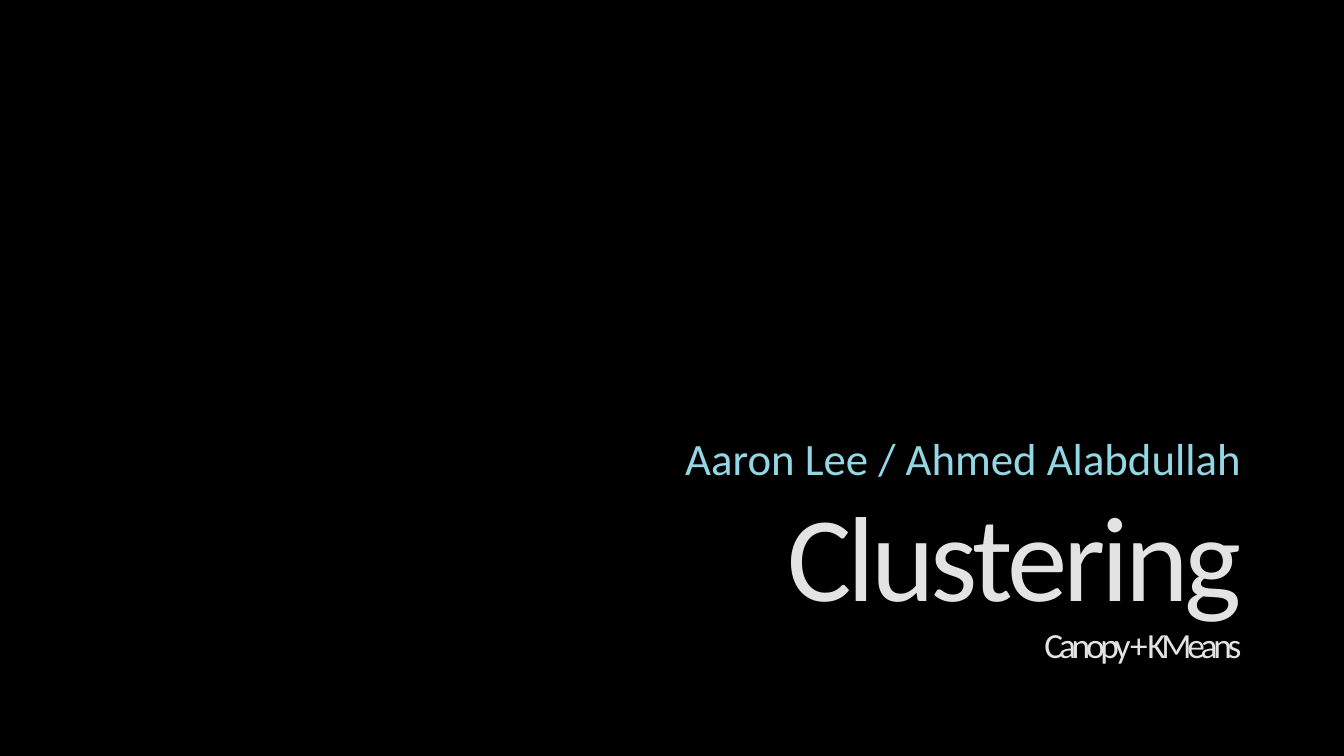
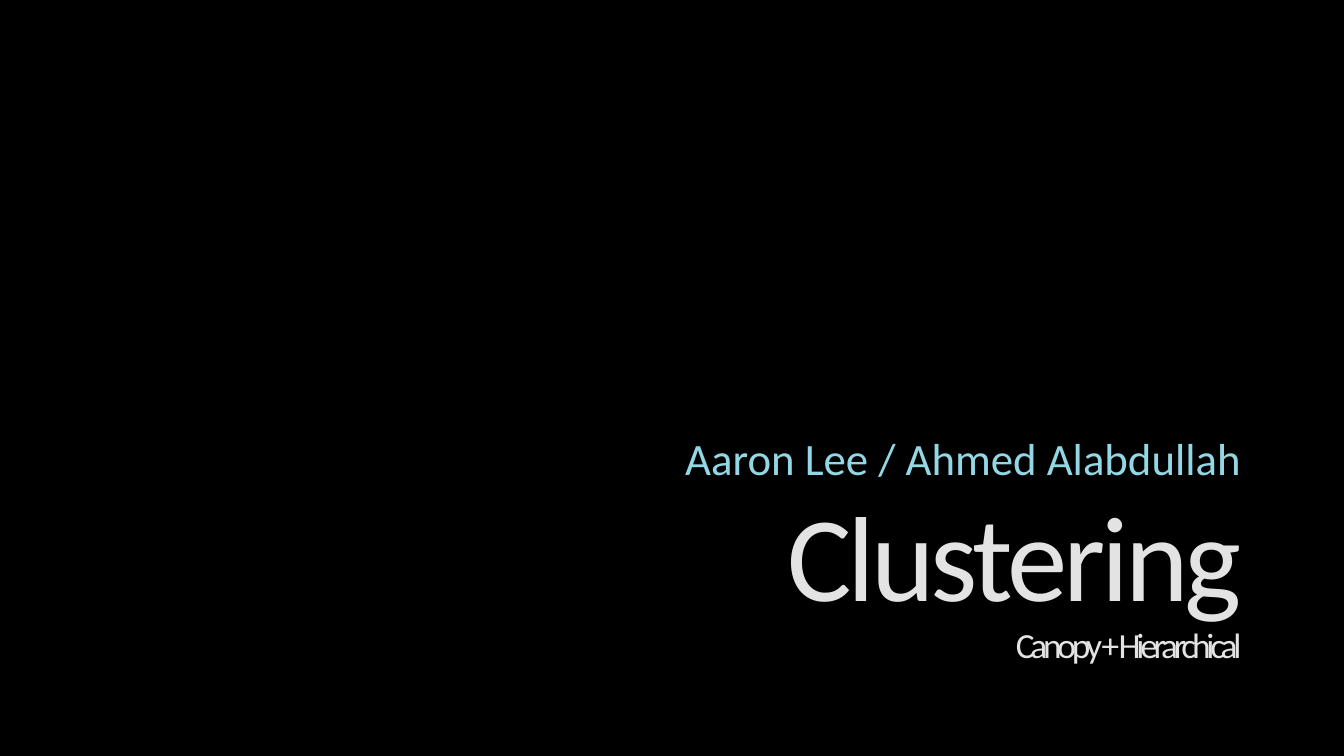
Before and after one commit to ahmed-k/CS757FinalProject, a slide deck: slide 1 of documentation/CS757 - Final Project Presentation.pptx. Drawn at 1344x756 pixels with LibreOffice and Linux fonts; fonts in the diff are those of the drawing; background and template pictures are left out. Boxes give left, top, right and bottom in pixels: in the first picture for what was removed or moved away, otherwise in the second. Text is boxed around its words. In the diff, an @@ line names an element or a change of style, - is before the commit and + after.

```diff
--- a/documentation/CS757 - Final Project Presentation.pptx
+++ b/documentation/CS757 - Final Project Presentation.pptx
@@ title at (788,517,1242,664): text changed @@
-Clustering
-Canopy + KMeans
+Clustering
+Canopy + Hierarchical
```
Also in this commit, not shown: 2 other slides changed, 10 slides added.
